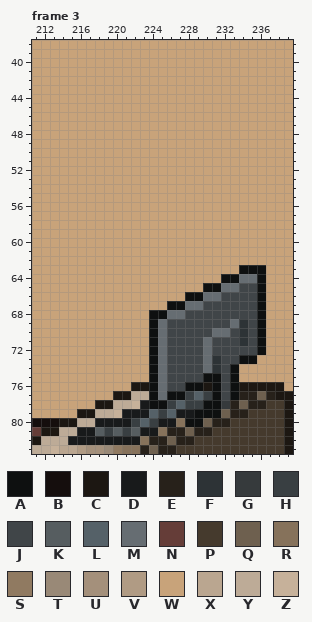
A pixel-art file gets an edit: ase_files/inside_office_tall_background.ase. Above is the file before it was changed.
256x118 pixels, 5 frames. Colours within 5 levels of each other are drawn and written as one. Shown: frame 3: x 211..239, y 38..83. The commit also changed other frames or places, which this record leaves out.
Visible layers, top first: "pc2", "pc1", "chairfront", "FURNITURE", "guy", "chair", "blinds", "windows", "outeredgees", "background".
Palette (. is transparent): A #0e1010  B #150e0d  C #1c1712  D #181a1b  E #27211a  F #2d3336  G #363a3c  H #393f42  J #404548  K #565d60  L #556168  M #666d72  N #653d38  P #453a2d  Q #6e604f  R #86725b  S #907a61  T #998977  U #a4907b  V #b09b84  W #c8a37a  X #baa690  Y #bdab97  Z #c6b19a
Pixels before, frame 3, first column x 211:
38 WWWWWWWWWWWWWWWWWWWWWWWWWWWWW
39 WWWWWWWWWWWWWWWWWWWWWWWWWWWWW
40 WWWWWWWWWWWWWWWWWWWWWWWWWWWWW
41 WWWWWWWWWWWWWWWWWWWWWWWWWWWWW
42 WWWWWWWWWWWWWWWWWWWWWWWWWWWWW
43 WWWWWWWWWWWWWWWWWWWWWWWWWWWWW
44 WWWWWWWWWWWWWWWWWWWWWWWWWWWWW
45 WWWWWWWWWWWWWWWWWWWWWWWWWWWWW
46 WWWWWWWWWWWWWWWWWWWWWWWWWWWWW
47 WWWWWWWWWWWWWWWWWWWWWWWWWWWWW
48 WWWWWWWWWWWWWWWWWWWWWWWWWWWWW
49 WWWWWWWWWWWWWWWWWWWWWWWWWWWWW
50 WWWWWWWWWWWWWWWWWWWWWWWWWWWWW
51 WWWWWWWWWWWWWWWWWWWWWWWWWWWWW
52 WWWWWWWWWWWWWWWWWWWWWWWWWWWWW
53 WWWWWWWWWWWWWWWWWWWWWWWWWWWWW
54 WWWWWWWWWWWWWWWWWWWWWWWWWWWWW
55 WWWWWWWWWWWWWWWWWWWWWWWWWWWWW
56 WWWWWWWWWWWWWWWWWWWWWWWWWWWWW
57 WWWWWWWWWWWWWWWWWWWWWWWWWWWWW
58 WWWWWWWWWWWWWWWWWWWWWWWWWWWWW
59 WWWWWWWWWWWWWWWWWWWWWWWWWWWWW
60 WWWWWWWWWWWWWWWWWWWWWWWWWWWWW
61 WWWWWWWWWWWWWWWWWWWWWWWWWWWWW
62 WWWWWWWWWWWWWWWWWWWWWWWWWWWWW
63 WWWWWWWWWWWWWWWWWWWWWWWAAAWWW
64 WWWWWWWWWWWWWWWWWWWWWAAMMAWWW
65 WWWWWWWWWWWWWWWWWWWAAMMJJAWWW
66 WWWWWWWWWWWWWWWWWAAMMJJJJAWWW
67 WWWWWWWWWWWWWWWAAMMJJJJJJAWWW
68 WWWWWWWWWWWWWAAMMJJJJJJJJAWWW
69 WWWWWWWWWWWWWAMJJJJJJJMFJAWWW
70 WWWWWWWWWWWWWAMJJJJJMMJFJAWWW
71 WWWWWWWWWWWWWAMJJJJMJJJFJAWWW
72 WWWWWWWWWWWWWAMJJJJMJJJJJAWWW
73 WWWWWWWWWWWWWAMJJJJMFJJAAWWWW
74 WWWWWWWWWWWWWAMJJJJMFJAWWWWWW
75 WWWWWWWWWWWWWAMJJJJAAJAWWWWWW
76 WWWWWWWWWWWCCAMJJAACAJACCCCCW
77 WWWWWWWWWCCYYAMAAHLHAJAEEQECC
78 WWWWWWWCCYYZDAAHLHHAAGEQEEPPC
79 WWWWWCCYYZDDDLHLDDAAAQEEPPPPC
80 BBBCCYYDDDDHLHDDRAAQEEPPPPPPC
81 NCCYYDDKHKHKDDREEQEEPPPPPPPPC
82 CYYYDDDDDDDDREEQEEPPPPPPPPPPC
83 YYZXXVUUTSRREQEEPPPPPPPPPPPPC
After the commit:
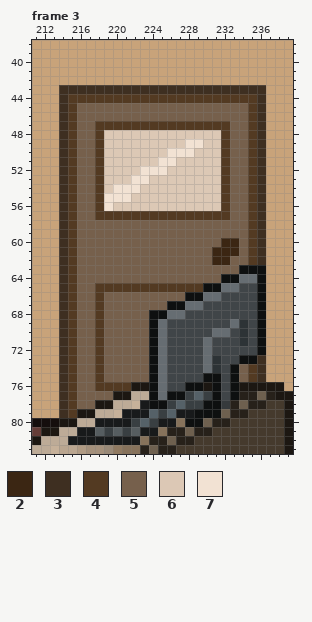
Colours new in this view: 2 #3b2613  3 #3e2f21  4 #533a22  5 #76604c  6 #dcc8b5  7 #f2e2d3
Change:
Changed rows in their new state; - is an unchanged pixel.
Frame 3, layer "background":
first column x 214:
43 33333333333333333333333
44 34444444444444444444443
45 34555555555555555555543
46 34555555555555555555543
47 34554444444444444445543
48 34554666666666666645543
49 34554666666666776645543
50 34554666666677766645543
51 34554666666776666645543
52 34554666677766666645543
53 34554666776666666645543
54 34554677766666666645543
55 34554777666666666645543
56 34554766666666666645543
57 34554444444444444445543
58 34555555555555555555543
59 34555555555555555555543
60 34555555555555555522543
61 34555555555555555222543
62 34555555555555555225543
63 34555555555555555555---
64 345555555555555555-----
65 3455444444444444-------
66 34554555555555---------
67 345545555555-----------
68 3455455555-------------
69 3455455555-------------
70 3455455555-------------
71 3455455555-------------
72 3455455555-------------
73 3455455555------------3
74 3455455555----------543
75 3455455555----------543
76 34554444---------------
77 345555-----------------
78 3455-------------------
79 34---------------------
